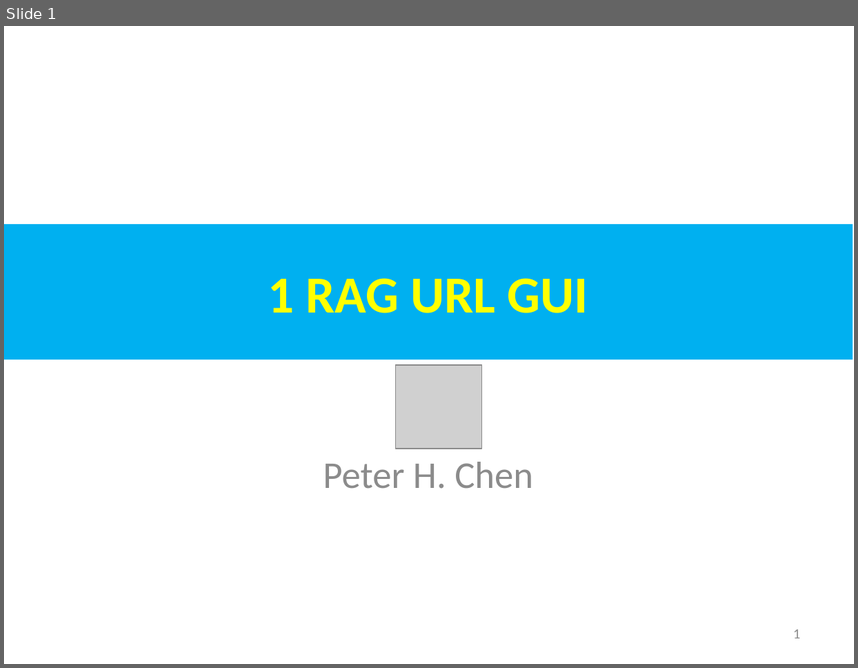
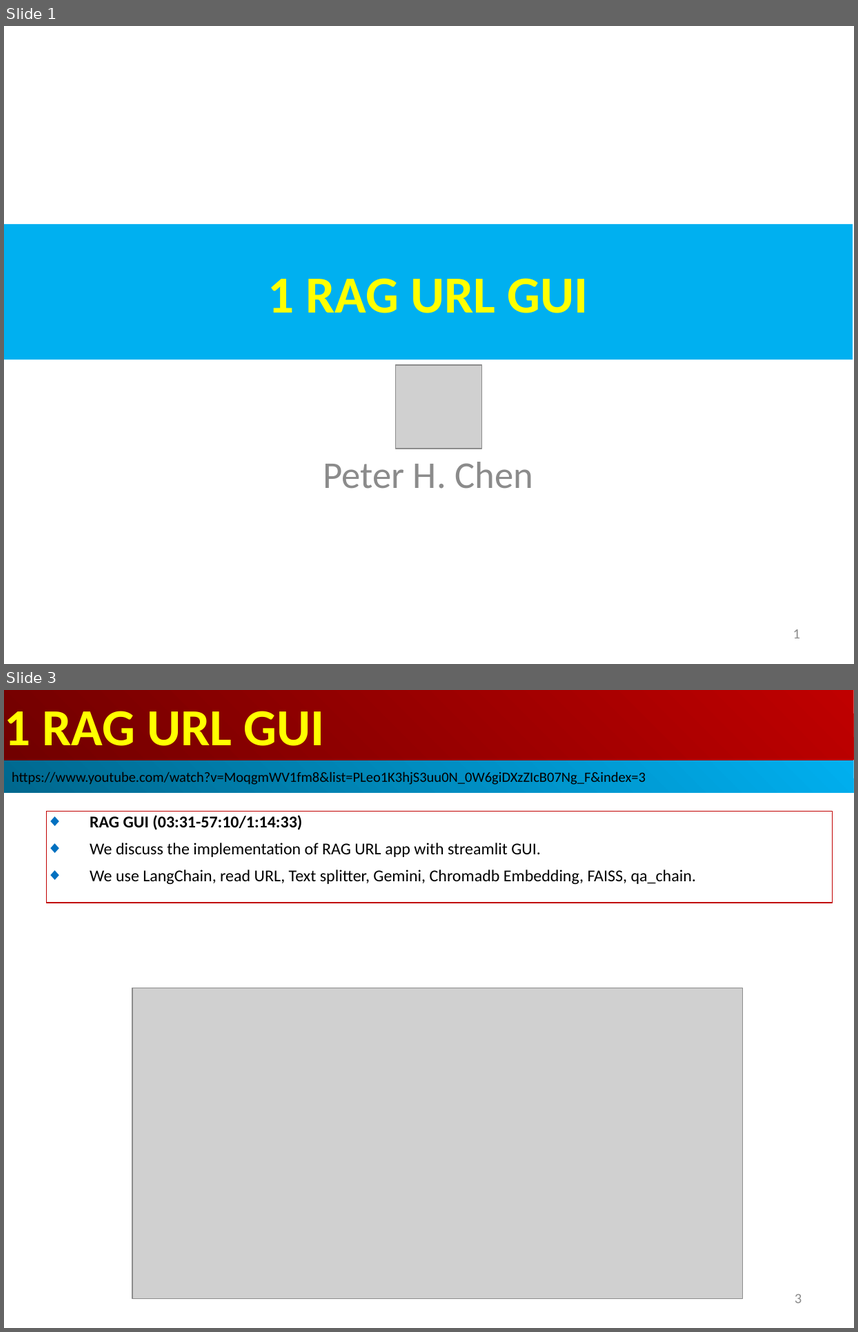
Before and after one commit to peterhchen/AIU_CS515_LLM, a slide deck: 813_RAG_URL_App/001_Video/03.07_RAG_URL_App.ppt. Shown one above the other, each under a label of ours: slide 1 before the commit, slides 1 and 3 after it; the slides between them are not shown. The pictures are 858x668 and 858x1332 pixels, drawn with LibreOffice and Linux fonts; fonts in the diff are those of the drawing; grey boxes stand for pictures. Boxes give left, top, right and bottom in pixels: in the first picture for what was removed or moved away, otherwise in the second. Text is boxed around its words. In the diff, an @@ line names an element or a change of style, - is before the commit and + after.

```diff
--- a/813_RAG_URL_App/001_Video/03.07_RAG_URL_App.ppt
+++ b/813_RAG_URL_App/001_Video/03.07_RAG_URL_App.ppt
@@ slide 3 added at (4,690,854,1328), background #FFFFFF @@
@@ rectangle added at (4,690,854,760), fill gradient #BF0000 to #710000, 44 pt, text #FFFF00, bold @@
+1 RAG URL GUI
@@ rectangle added at (4,760,854,793), fill gradient #00AFEF to #00688E, 12 pt, text #000000 @@
+https://www.youtube.com/watch?v=MoqgmWV1fm8&list=PLeo1K3hjS3uu0N_0W6giDXzZIcB07Ng_F&index=3
@@ rectangle added at (47,811,833,903), outline #C00000 0.74 pt, 14 pt, text #000000 @@
+◆ RAG GUI (03:31-57:10/1:14:33)
+◆ We discuss the implementation of RAG URL app with streamlit GUI.
+◆ We use LangChain, read URL, Text splitter, Gemini, Chromadb Embedding, FAISS, qa_chain.
@@ picture added at (132,987,743,1299) @@
@@ page number added at (795,1294,802,1303), 12 pt, text #8B8B8B @@
+3
```
Also in this commit, not shown: 1 other slide added.
